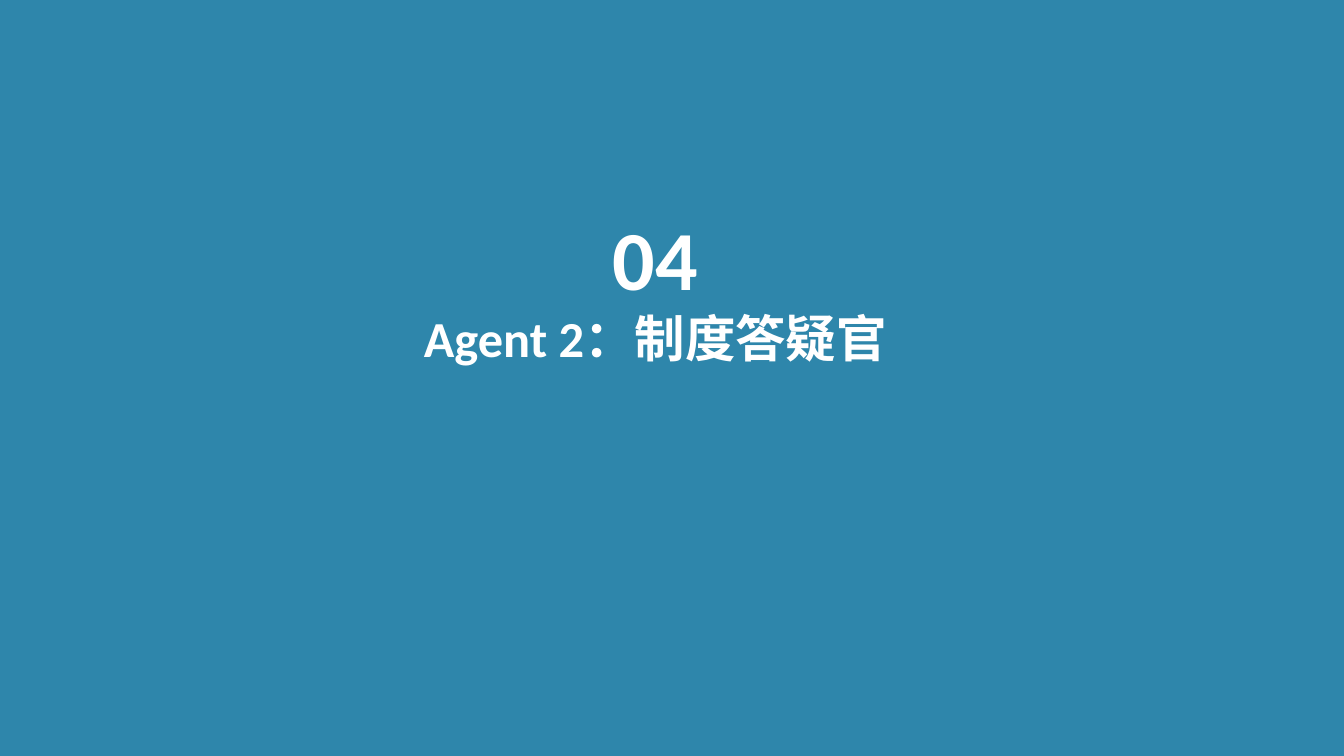
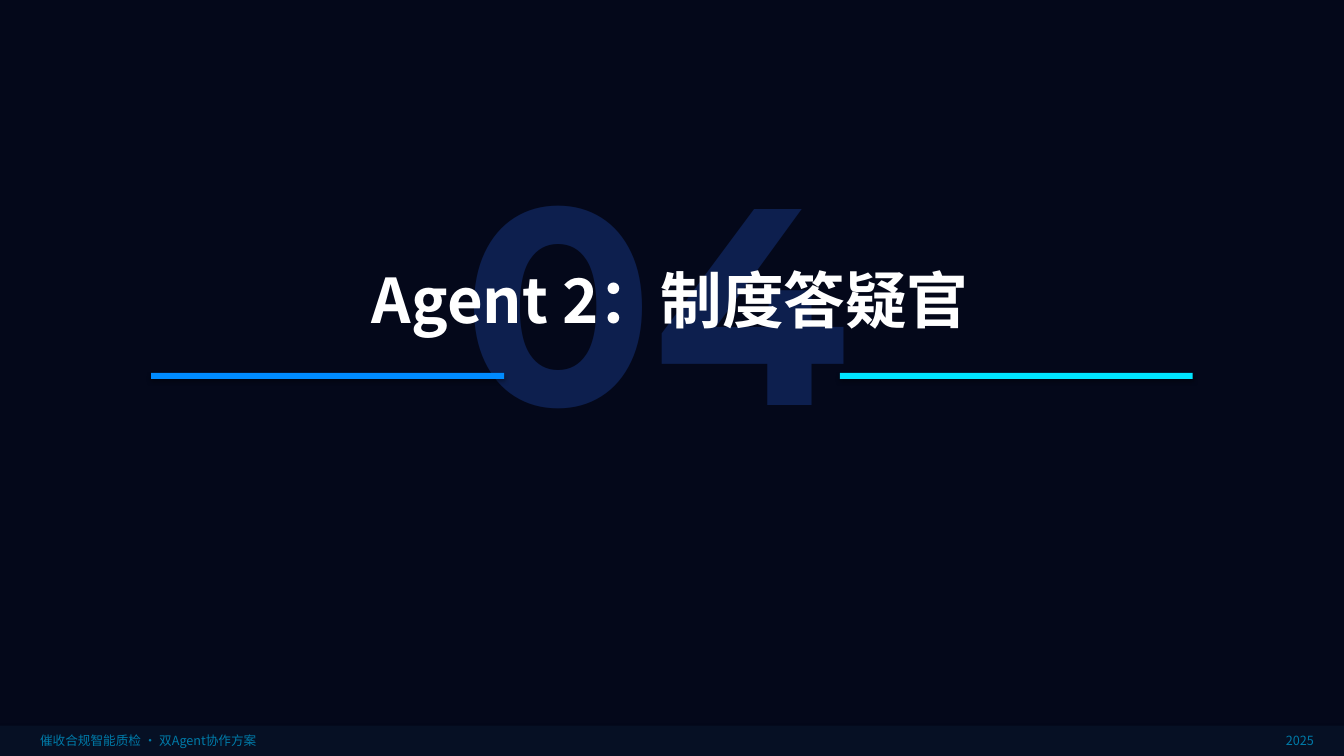
Before and after one commit to pengzhong200722-hue/DocBabel, a slide deck: slide 12 of docs/催收合规智能质检方案_双Agent协作体系.pptx. Drawn at 1344x756 pixels with LibreOffice and Linux fonts; fonts in the diff are those of the drawing. Boxes give left, top, right and bottom in pixels: in the first picture for what was removed or moved away, otherwise in the second. Text is boxed around its words. In the diff, an @@ line names an element or a change of style, - is before the commit and + after.

```diff
--- a/docs/催收合规智能质检方案_双Agent协作体系.pptx
+++ b/docs/催收合规智能质检方案_双Agent协作体系.pptx
@@ background #2E86AB to #04081A @@
@@ text "04" moved from (x1=613, y1=235, x2=698, y2=291) to (x1=464, y1=206, x2=847, y2=408) @@
@@ text "04" at (x1=464, y1=206, x2=847, y2=408): size 60 to 200 pt, font Calibri to Montserrat, text colour #FFFFFF to #0D1F4E @@
@@ text "Agent 2：制度答疑官" moved from (x1=424, y1=316, x2=887, y2=366) to (x1=372, y1=260, x2=968, y2=339) @@
@@ text "Agent 2：制度答疑官" at (x1=372, y1=260, x2=968, y2=339): size 36 to 44 pt, font Calibri to Noto Sans CJK SC @@
@@ rectangle added at (x1=151, y1=373, x2=504, y2=379), fill #008BFF @@
@@ rectangle added at (x1=840, y1=373, x2=1193, y2=379), fill #00E5FF @@
@@ rectangle added at (x1=0, y1=726, x2=1344, y2=756), fill #061024 @@
@@ text added at (x1=40, y1=734, x2=256, y2=748), 9 pt, text #007AA8 @@
+催收合规智能质检 · 双Agent协作方案
@@ text added at (x1=1286, y1=735, x2=1314, y2=745), 9 pt, text #007AA8 @@
+2025
```
Also in this commit, not shown: 23 other slides changed, 1 slide added, 1 slide removed.
